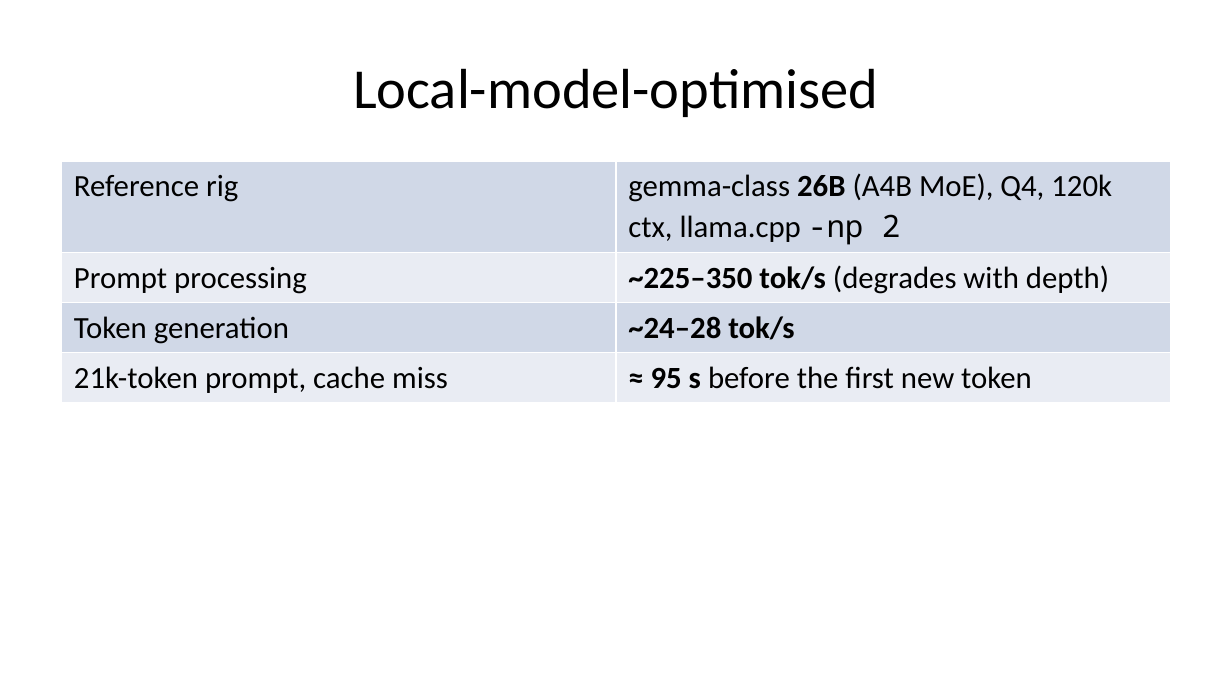
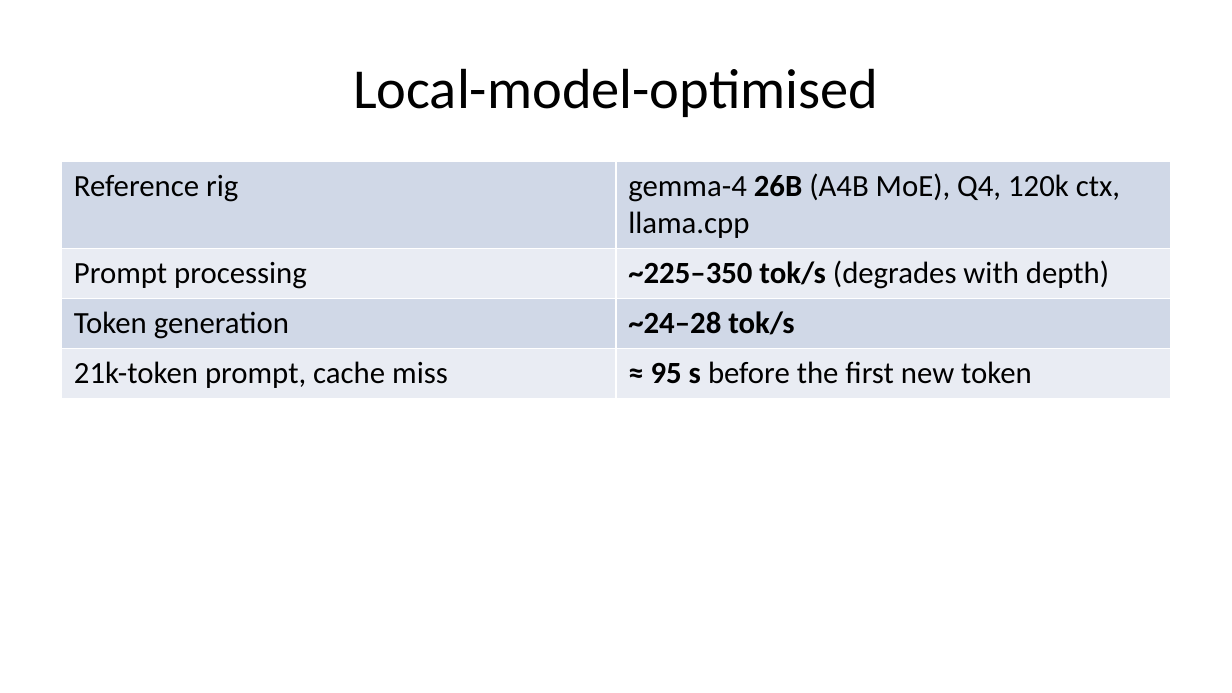
Before and after one commit to ivoras/harlequin, a slide deck: slide 7 of docs/croai2026/slides-pptx.pptx. Drawn at 1232x693 pixels with LibreOffice and Linux fonts; fonts in the diff are those of the drawing. Boxes give left, top, right and bottom in pixels: in the first picture for what was removed or moved away, otherwise in the second. Text is boxed around its words. In the diff, an @@ line names an element or a change of style, - is before the commit and + after.

```diff
--- a/docs/croai2026/slides-pptx.pptx
+++ b/docs/croai2026/slides-pptx.pptx
@@ table at (62,161,1170,392) @@
-row 1, column 2: gemma-class 26B (A4B MoE), Q4, 120k ctx, llama.cpp -np 2
+row 1, column 2: gemma-4 26B (A4B MoE), Q4, 120k ctx, llama.cpp
```
Also in this commit, not shown: 6 other slides changed, 1 slide added, 1 slide removed, 1 other file.
